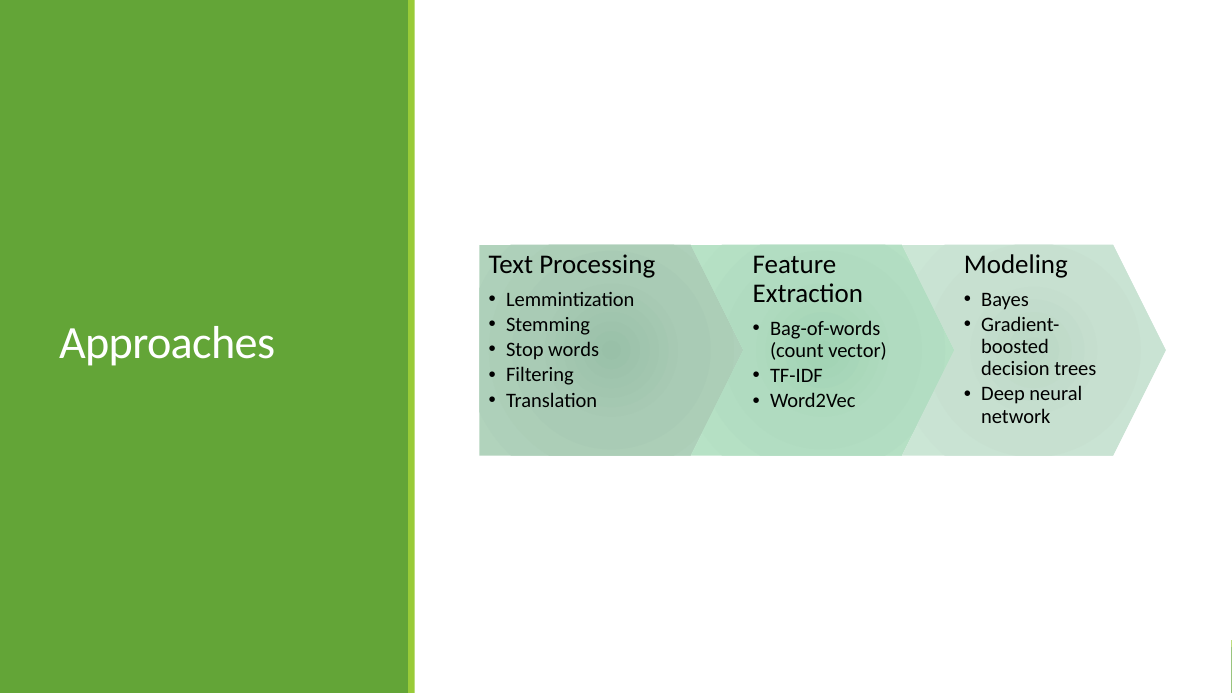
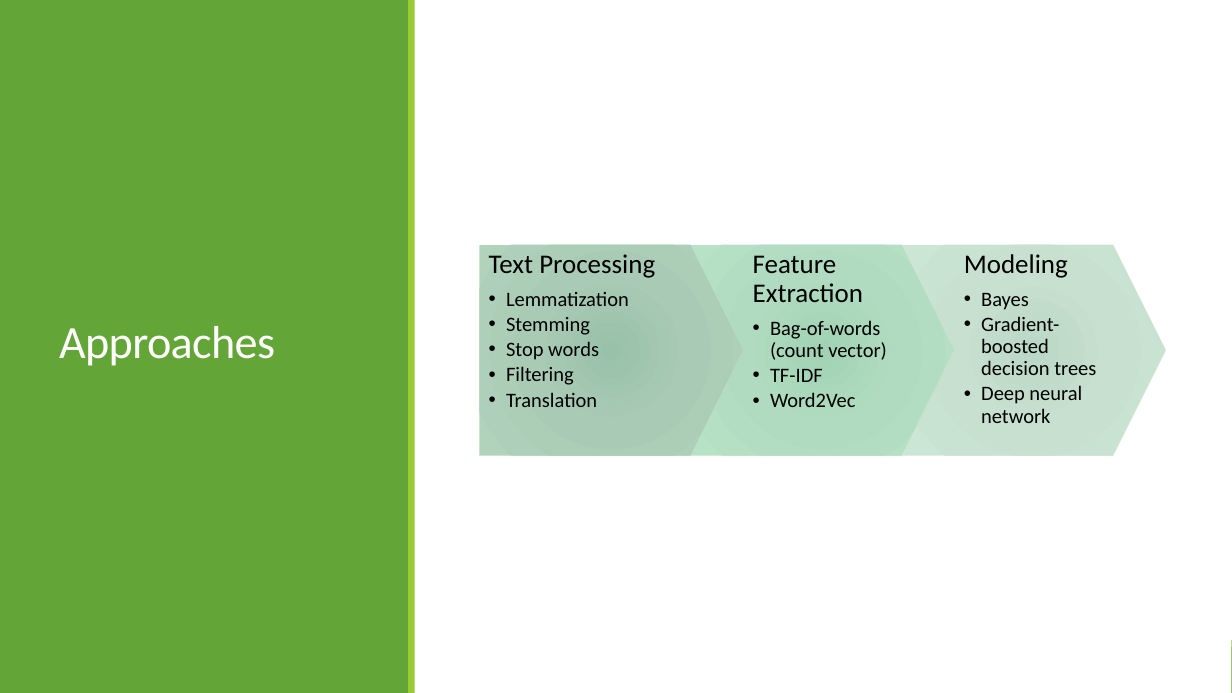
Before and after one commit to LinghanX/Project_Veritas, a slide deck: slide 4 of presentations/FakeNews_Final.pptx. Drawn at 1232x693 pixels with LibreOffice and Linux fonts; fonts in the diff are those of the drawing. Boxes give left, top, right and bottom in pixels: in the first picture for what was removed or moved away, otherwise in the second. Text is boxed around its words. In the diff, an @@ line names an element or a change of style, - is before the commit and + after.

```diff
--- a/presentations/FakeNews_Final.pptx
+++ b/presentations/FakeNews_Final.pptx
@@ text at [506,292,629,306]: text changed @@
-  • Lemmintization
+  • Lemmatization
```
Also in this commit, not shown: 1 other slide changed.
